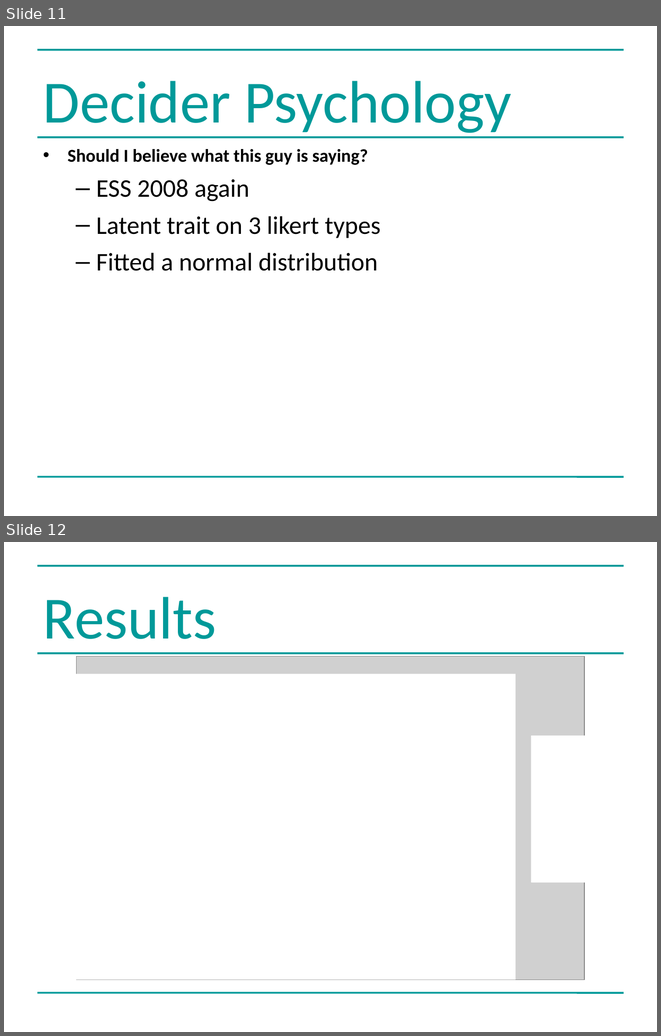
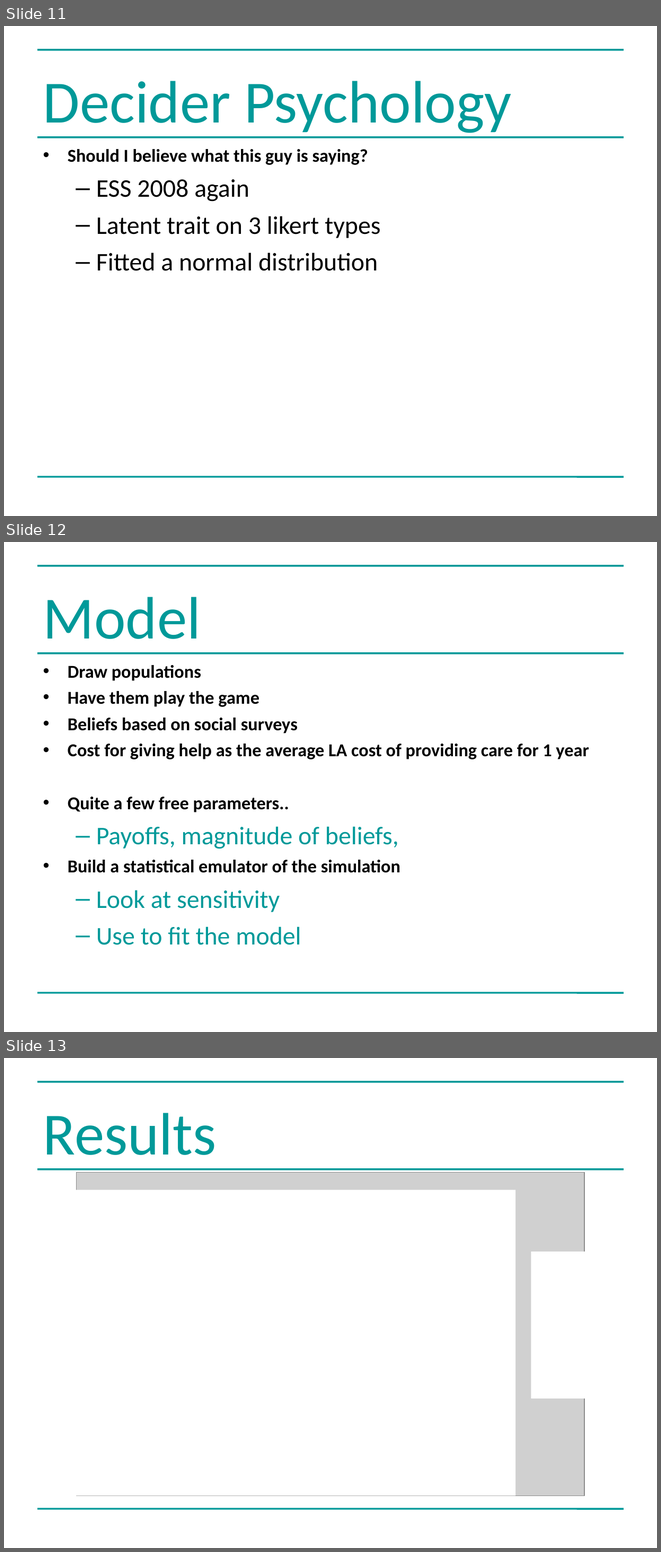
Before and after one commit to greenape/bsps2015, a slide deck: presentation/risky_aging_bsps.ppt. Shown one above the other, each under a label of ours: slides 11 and 12 before the commit, slides 11, 12 and 13 after it. The pictures are 661x1036 and 661x1552 pixels, drawn with LibreOffice and Linux fonts; fonts in the diff are those of the drawing; grey boxes stand for pictures. Boxes give left, top, right and bottom in pixels: in the first picture for what was removed or moved away, otherwise in the second. Text is boxed around its words. In the diff, an @@ line names an element or a change of style, - is before the commit and + after.

```diff
--- a/presentation/risky_aging_bsps.ppt
+++ b/presentation/risky_aging_bsps.ppt
@@ slide 12 added at box(4, 542, 657, 1032), background #FFFFFF; not listed: 3 template elements that a slide beside it also shows @@
@@ title added at box(43, 597, 201, 653), 66 pt, text #009999 @@
+Model
@@ text added at box(68, 665, 589, 945), 20 pt, text #000000, bold @@
+• Draw populations
+• Have them play the game
+• Beliefs based on social surveys
+• Cost for giving help as the average LA cost of providing care for 1 year
+• Quite a few free parameters..
+  – Payoffs, magnitude of beliefs,
+• Build a statistical emulator of the simulation
+  – Look at sensitivity
+  – Use to fit the model
@@ what was slide 12 is now slide 13 @@
```
Also in this commit, not shown: 3 slides changed, 1 other slide added.
